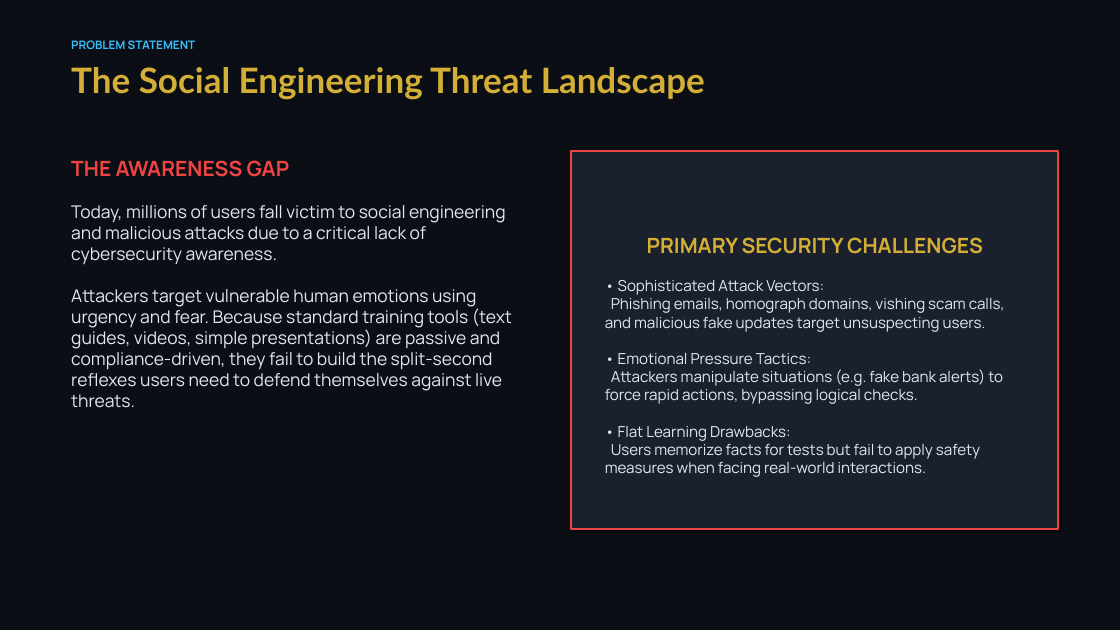
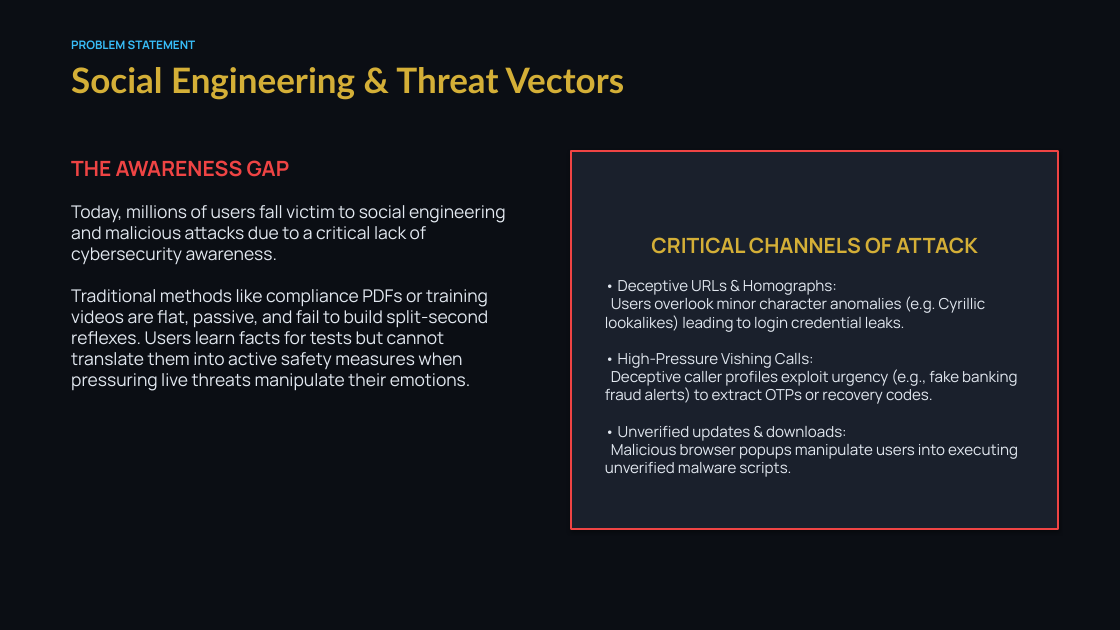
Before and after one commit to YashovardhanReddy001/cyberquest-rpg, a slide deck: slide 2 of docs/cyberquest_presentation.pptx. Drawn at 1120x630 pixels with LibreOffice and Linux fonts; fonts in the diff are those of the drawing. Boxes give left, top, right and bottom in pixels: in the first picture for what was removed or moved away, otherwise in the second. Text is boxed around its words. In the diff, an @@ line names an element or a change of style, - is before the commit and + after.

```diff
--- a/docs/cyberquest_presentation.pptx
+++ b/docs/cyberquest_presentation.pptx
@@ text at bbox=[71, 67, 624, 100]: text changed @@
-The Social Engineering Threat Landscape
+Social Engineering & Threat Vectors
@@ text at bbox=[71, 205, 506, 391]: text changed @@
-Today, millions of users fall victim to social engineering and malicious attacks due to a critical lack of cybersecurity awareness.
-Attackers target vulnerable human emotions using urgency and fear. Because standard training tools (text guides, videos, simple presentations) are passive and compliance-driven, they fail to build the split-second reflexes users need to defend themselves against live threats.
+Today, millions of users fall victim to social engineering and malicious attacks due to a critical lack of cybersecurity awareness.
+Traditional methods like compliance PDFs or training videos are flat, passive, and fail to build split-second reflexes. Users learn facts for tests but cannot translate them into active safety measures when pressuring live threats manipulate their emotions.
@@ text in rectangle at bbox=[605, 237, 1018, 477]: text changed @@
-PRIMARY SECURITY CHALLENGES
-• Sophisticated Attack Vectors:
-Phishing emails, homograph domains, vishing scam calls, and malicious fake updates target unsuspecting users.
-• Emotional Pressure Tactics:
-Attackers manipulate situations (e.g. fake bank alerts) to force rapid actions, bypassing logical checks.
-• Flat Learning Drawbacks:
-Users memorize facts for tests but fail to apply safety measures when facing real-world interactions.
+CRITICAL CHANNELS OF ATTACK
+• Deceptive URLs & Homographs:
+Users overlook minor character anomalies (e.g. Cyrillic lookalikes) leading to login credential leaks.
+• High-Pressure Vishing Calls:
+Deceptive caller profiles exploit urgency (e.g., fake banking fraud alerts) to extract OTPs or recovery codes.
+• Unverified updates & downloads:
+Malicious browser popups manipulate users into executing unverified malware scripts.
```
Also in this commit, not shown: 4 other slides changed, 1 slide added, 5 slides removed.
